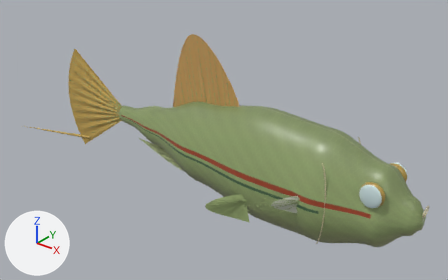
One commit to the glTF model assets/species/swordtail-desktop.glb: the scene before it, then after it.
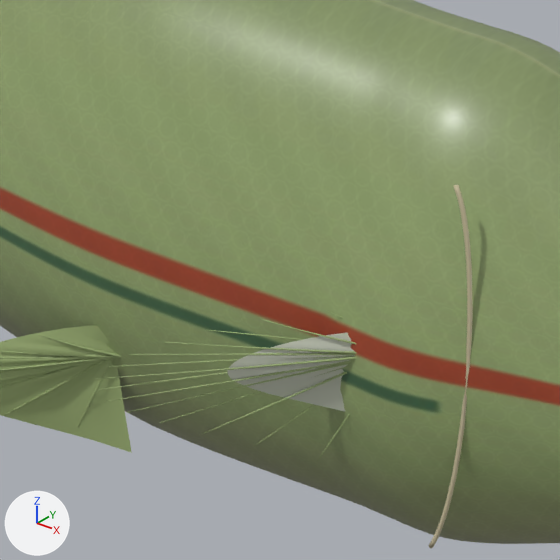
Old and new are each drawn whole from a 50 mm camera at (0.448, -0.59, 0.38) aimed at (-0.053, 0.036, -0.008) and again close up on the part from 49% to 77% of the width and 43% to 88% of the height. The axes (+X, +Y, +Z) are drawn at lower left. The lights are the same throughout. The older version's two pictures come first. Both versions are drawn at full value of the shape key 'female' of 'pectoral-right'; the numbers are the values there. Vertices at exactly the same position are counted once.

The first close-up shows 'dorsal-ray', 'operculum', 'pectoral-right', 'pelvic-right', 'skin'.
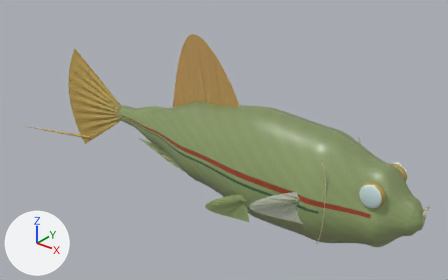
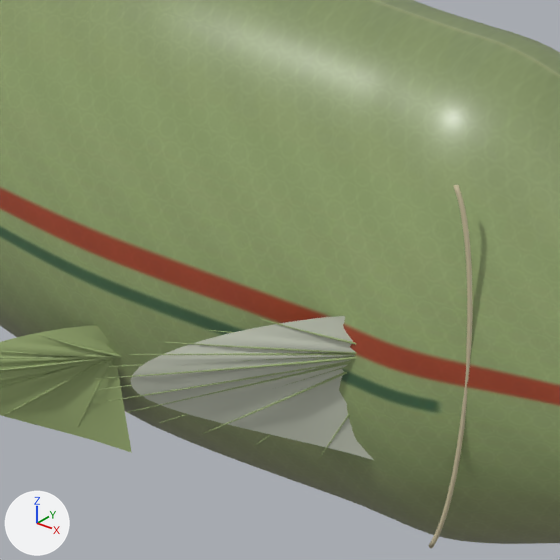
What differs and where, as boxes [x1, y1, x2, y2] in the close-ups (560 x 560 px):
'pectoral-right', reshaped: before [227, 332, 355, 411]; after [131, 316, 373, 460]

Diff of the bpy script that builds the scene:
```diff
--- a/assets/species/swordtail-desktop.glb.py
+++ b/assets/species/swordtail-desktop.glb.py
@@ me_pectoral_right_006 @@
 # used by ob_pectoral_right; location = (0.0, 0.0, 0.0)
-me_pectoral_right_006.from_pydata(...)  # 275 vertices, 480 faces; spans x 0.0999..0.1428, y -0.0658..-0.0391, z -0.0231..0.0077
+me_pectoral_right_006.from_pydata(...)  # 275 vertices, 480 faces; spans x 0.0789..0.1428, y -0.0803..-0.0391, z -0.0356..0.0119
+# me_pectoral_right_006 part 1: 250 of 275 vertices moved; they spanned x 0.0999..0.1428, y -0.0658..-0.0391, z -0.0231..0.0077 and now span x 0.0789..0.1428, y -0.0803..-0.0391, z -0.0356..0.0119; mean shift (-0.0075, -0.0049, -0.0023); largest move (0.0999, -0.0658, -0.0077) -> (0.0789, -0.0803, -0.0119)
 me_pectoral_right_006.materials.append(mat_fin_pectoral_006)
```
